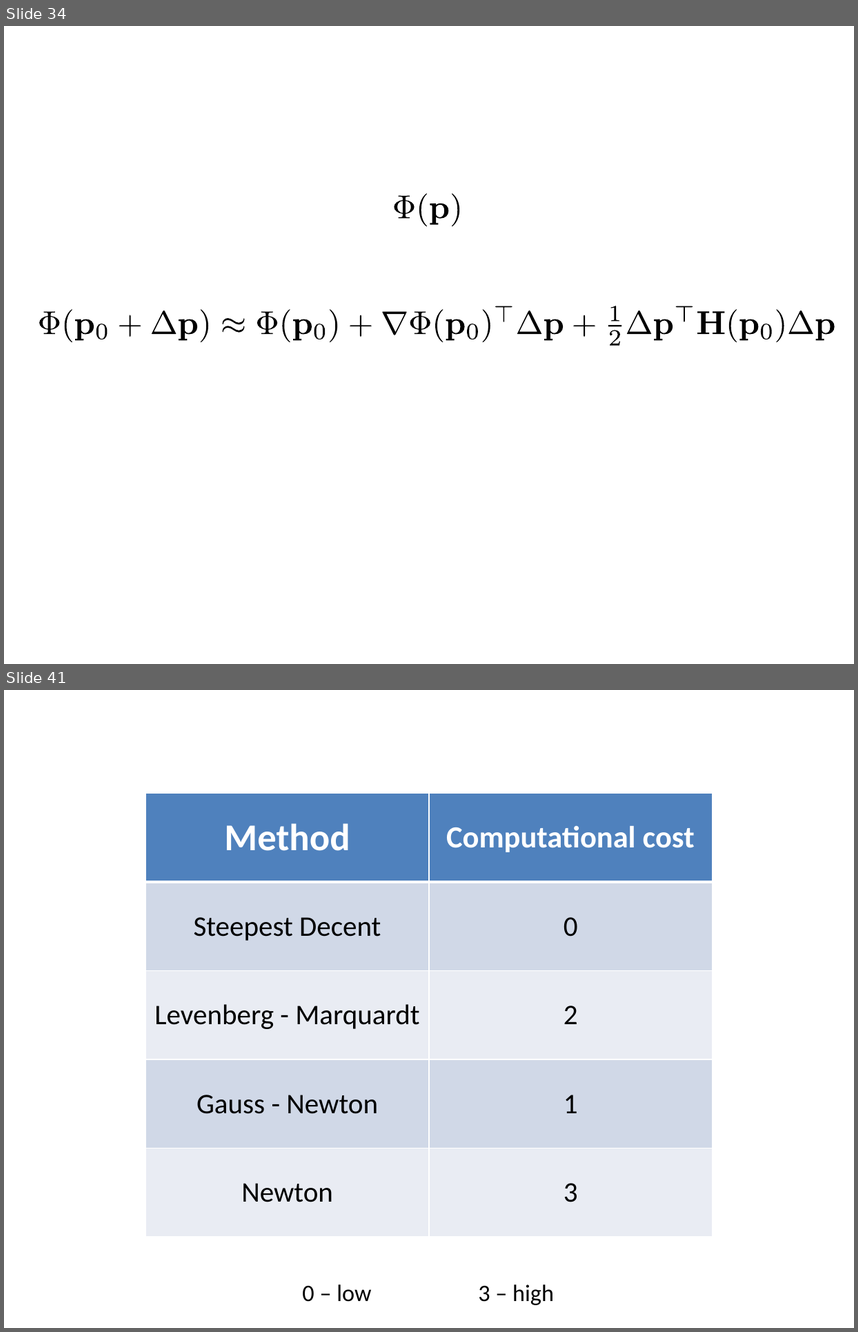
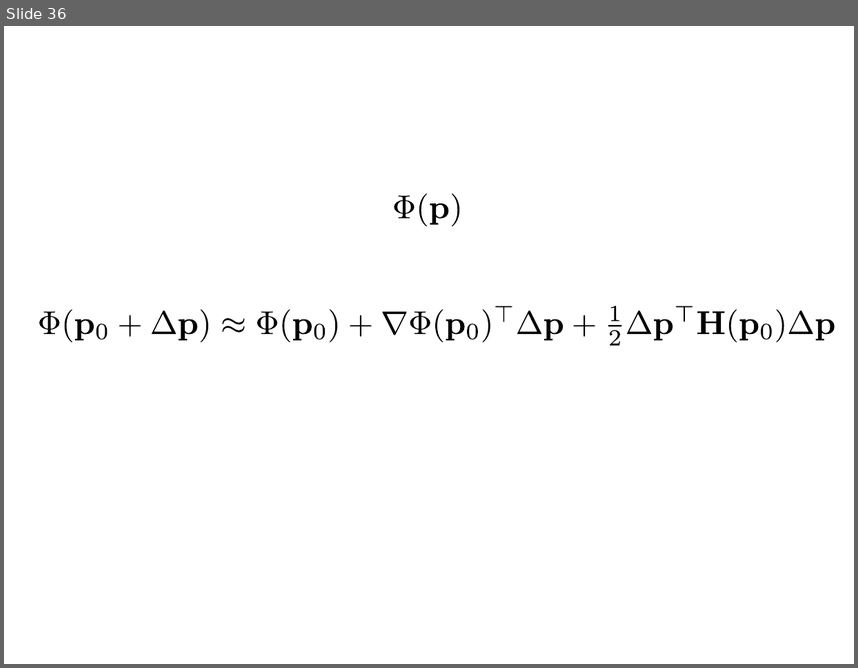
Before and after one commit to birocoles/Disciplina-metodos-computacionais, a slide deck: Content/Nonlinear_methods.odp. Shown one above the other, each under a label of ours: slides 34 and 41 before the commit, slide 36 after it; the slides between them are not shown. The pictures are 858x1332 and 858x668 pixels, drawn with LibreOffice and Linux fonts; fonts in the diff are those of the drawing. Boxes give left, top, right and bottom in pixels: in the first picture for what was removed or moved away, otherwise in the second. Text is boxed around its words. In the diff, an @@ line names an element or a change of style, - is before the commit and + after.

Commit message:
nonlinear methods

```diff
--- a/Content/Nonlinear_methods.odp
+++ b/Content/Nonlinear_methods.odp
@@ slide 41 removed at (x1=4, y1=690, x2=854, y2=1328), background #FFFFFF @@
@@ table removed at (x1=146, y1=793, x2=712, y2=1236), 5 rows, 2 columns @@
-Method | Computational cost
-Steepest Decent | 0
-Levenberg - Marquardt | 2
-Gauss - Newton | 1
-Newton | 3
@@ text removed at (x1=302, y1=1284, x2=554, y2=1305) @@
-0 – low 3 – high
@@ what was slide 34 is now slide 36 @@
```
Also in this commit, not shown: 3 slides changed, 3 slides added, 3 other slides removed, 11 other files.
